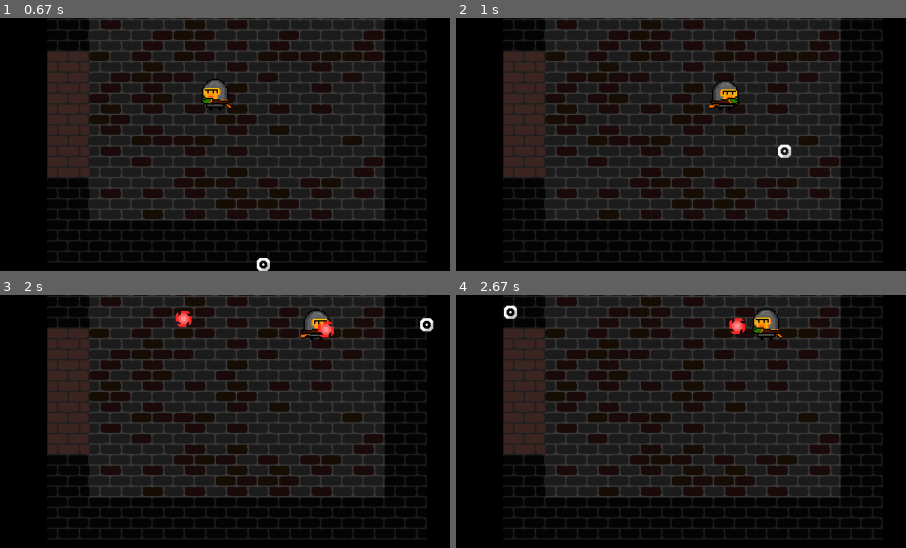
Above: before the commit, frames 1-4 (two rows, left to right).
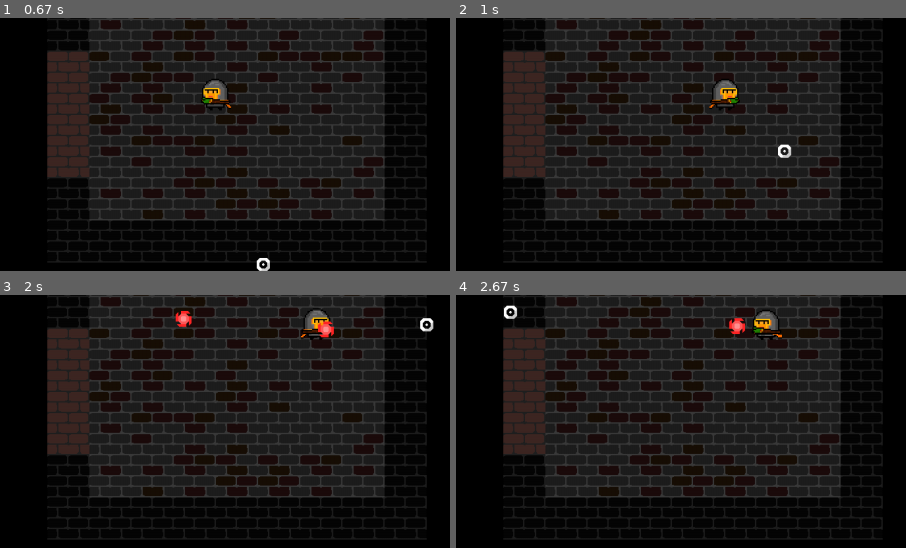
Above: after the commit, the same moments.

Repository: VladislavTuzov/PyGame
Game: pygame game, started from main.py
The game is run twice, just before and just after one commit, with the same random seed, the same clock (stepped at 60 frames per second) and the same inputs.
Inputs (mouse positions are % of the whole screen's width and height, from its top left):
- Up to frame 1 (0.67 s): press the mouse at (50, 37) at 0.37 s; move the mouse to (51, 58) at 0.47 s; release the mouse at (53, 79) at 0.6 s
- Up to frame 2 (1 s): hold Right from 0.67 s (still down); move the mouse to (60, 57) at 0.7 s
- Up to frame 3 (2 s): release Right at 1.13 s; click (59, 75) at 1.22 s; hold Up 1.5-1.8 s; click (17, 14) at 1.58 s; hold Right from 1.83 s (still down); click (71, 37) at 1.92 s
- Up to frame 4 (2.67 s): release Right at 2.3 s; hold Left from 2.33 s (still down); click (30, 34) at 2.42 s
The pictures show only the part of the screen within x 24-74%, y 31-81%; the shares and areas given below are measured in that part.

Frame 1 is identical in both runs. In frame 2, 0.2% of the frame differs, in the area x 56-64%, y 24-36%; in frame 3, 0.2%; in frame 4, 0.2%, in the area x 66-73%, y 5-18%.

Commit message:
unused variable hero.opposite

Diff:
--- a/classes/heroes.py
+++ b/classes/heroes.py
@@ -34,7 +34,7 @@
             for frame in self.left_frames
         ])
 
-        self.currect, self.opposite = self.left_frames, self.right_frames
+        self.currect_frames = self.left_frames
 
     def cut_sheet(self, hero_name, cols, rows):
         sheet = pygame.image.load(f'source/heroes/{hero_name}/default.png')
@@ -53,21 +53,20 @@
         self.direction[1] += y_vector_change
 
         if self.direction[0] == -1:
-            self.currect, self.opposite = self.left_frames, self.right_frames
-            self.image = self.currect[0]
+            self.currect_frames = self.left_frames
+            self.image = self.currect_frames[0]
             self.weapon.image = self.weapon.image_left
 
         elif self.direction[0] == 1:
-            self.currect, self.opposite = self.right_frames, self.left_frames
-            self.image = self.currect[0]
+            self.currect_frames = self.right_frames
+            self.image = self.currect_frames[0]
             self.weapon.image = self.weapon.image_right
 
         self.x_direction = self.direction[0] or self.x_direction
 
     def update(self):
-        self.currect.rotate()
-        self.opposite.rotate()
-        self.image = self.currect[0]
+        self.currect_frames.rotate()
+        self.image = self.currect_frames[0]
 
     def move(self, walls):
         x = self.rect.centerx + self.direction[0] * self.speed
